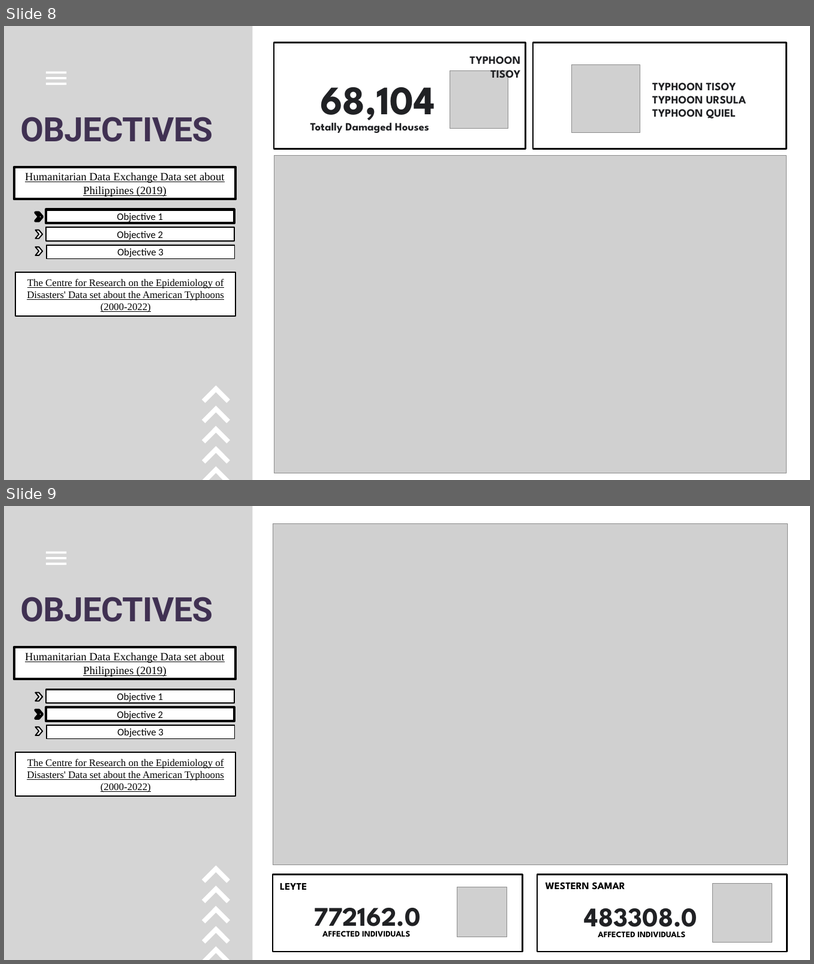
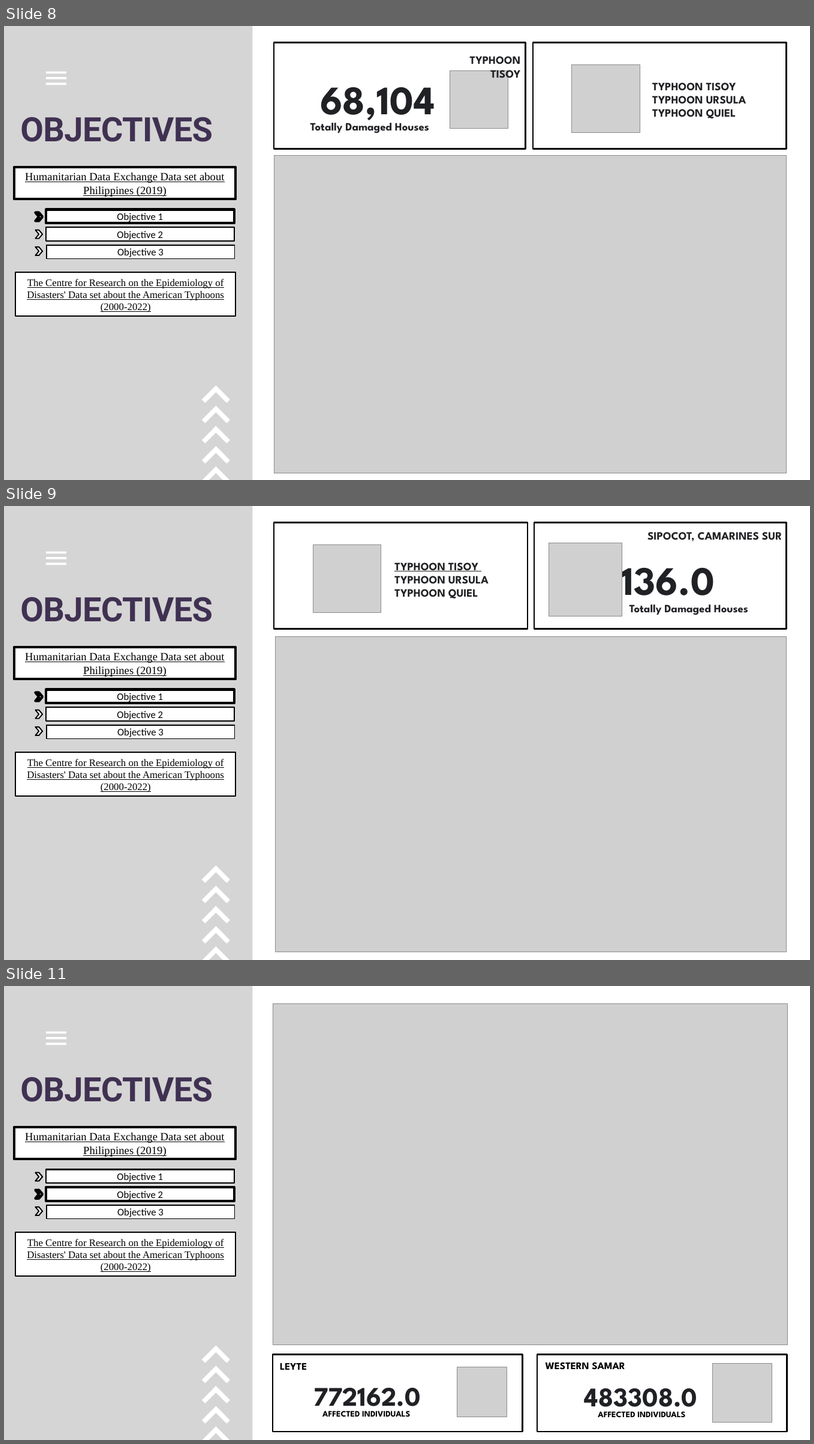
Before and after one commit to GEA960/ITBA-3207_TeamTyphoonAnalysts, a slide deck: Final PPT presentation.pptx. Shown one above the other, each under a label of ours: slides 8 and 9 before the commit, slides 8, 9 and 11 after it; the slides between them are not shown. The pictures are 814x964 and 814x1444 pixels, drawn with LibreOffice and Linux fonts; fonts in the diff are those of the drawing; grey boxes stand for pictures. Boxes give left, top, right and bottom in pixels: in the first picture for what was removed or moved away, otherwise in the second. Text is boxed around its words. In the diff, an @@ line names an element or a change of style, - is before the commit and + after.

Commit message:
Added in-depth analysis for objectives 1 and 2 in Philippine Datasets

```diff
--- a/Final PPT presentation.pptx
+++ b/Final PPT presentation.pptx
@@ slide 9 added at bbox=[4, 506, 810, 960], background #FFFFFF @@
@@ freeform shape added at bbox=[4, 506, 253, 960], fill #D5D5D5 @@
@@ rectangle added at bbox=[274, 523, 528, 629], fill #FFFFFF, outline #000000 3 pt @@
@@ rectangle added at bbox=[534, 523, 787, 629], fill #FFFFFF, outline #000000 3 pt @@
@@ text added at bbox=[648, 532, 782, 541], 20 pt, text #202124, bold @@
+SIPOCOT, CAMARINES SUR
@@ freeform shape added at bbox=[46, 552, 66, 565], fill #FFFFFF @@
@@ picture added at bbox=[313, 545, 381, 613] @@
@@ picture added at bbox=[549, 543, 622, 616] @@
@@ text added at bbox=[621, 555, 715, 607], 72 pt, text #202124, bold @@
+136.0
@@ text added at bbox=[395, 562, 489, 598], 20 pt, text #202124, bold @@
+TYPHOON TISOY TYPHOON URSULA
+TYPHOON QUIEL
@@ text added at bbox=[20, 597, 213, 622], 60 pt, text #403152, bold @@
+OBJECTIVES
@@ text added at bbox=[630, 604, 749, 615], 20 pt, text #202124, bold @@
+Totally Damaged Houses
@@ rectangle added at bbox=[14, 647, 236, 679], fill #FFFFFF, outline #000000 4.5 pt, 20 pt, text #000000, underline @@
+Humanitarian Data Exchange Data set about Philippines (2019)
@@ picture added at bbox=[275, 636, 787, 951] @@
@@ chevron added at bbox=[35, 692, 43, 701], fill #FFFFFF, outline #000000 4.5 pt @@
@@ rectangle added at bbox=[46, 690, 234, 703], fill #FFFFFF, outline #000000 4.5 pt, 18 pt, text #000000 @@
+Objective 1
@@ chevron added at bbox=[35, 709, 43, 718], fill #FFFFFF, outline #000000 2 pt @@
@@ rectangle added at bbox=[46, 707, 234, 721], fill #FFFFFF, outline #000000 2 pt, 18 pt, text #000000 @@
+Objective 2
@@ chevron added at bbox=[35, 727, 43, 735], fill #FFFFFF, outline #000000 2 pt @@
@@ rectangle added at bbox=[47, 725, 234, 739], fill #FFFFFF, outline #000000 2 pt, 18 pt, text #000000 @@
+Objective 3
@@ rectangle added at bbox=[15, 752, 236, 796], fill #FFFFFF, outline #000000 2 pt, 18 pt, text #000000, underline @@
+The Centre for Research on the Epidemiology of Disasters' Data set about the American Typhoons (2000-2022)
@@ freeform shape added at bbox=[202, 865, 230, 960], fill #FFFFFF @@
@@ what was slide 9 is now slide 11 @@
```
Also in this commit, not shown: 2 other slides added.
